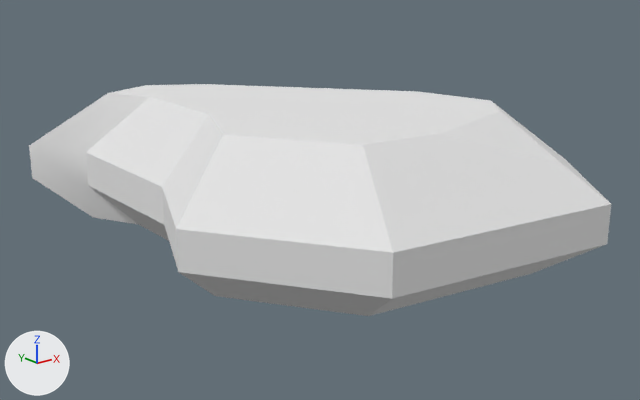
Two versions of the OBJ model DynamicLab/Assets/Nature Kit/Models/OBJ format/rock_largeA.obj, one commit apart.
Both versions are drawn from a camera (50 mm lens) standing at (-1.002, -1.28, 0.577) and looking at (0.002, -0.024, 0.075). Lighting does not change. The marker at lower left points along +X, +Y and +Z. The older version comes first. Where no turn or scale is listed for an object, it has been applied to the vertices.

The scene before the commit, as lines of its bpy script (objects in view):
```python
mat_dirt = principled_material('dirt')
mat_dirt.base_color = (0.8, 0.8, 0.8)  # white #e7e7e7
mat_dirt.roughness = 1.0
mat_grass = principled_material('grass')
mat_grass.base_color = (0.8, 0.8, 0.8)  # white #e7e7e7
mat_grass.roughness = 1.0
me_rock_largea = bpy.data.meshes.new('rock_largeA')
me_rock_largea.from_pydata(...)  # 42 vertices, 80 faces; spans x -0.392..0.392, y -0.508..0.508, z 0.0..0.26
# faces by material slot: [71, 9]
me_rock_largea.materials.append(mat_dirt)  # white #e7e7e7
me_rock_largea.materials.append(mat_grass)  # white #e7e7e7
ob_rock_largea = bpy.data.objects.new('rock_largeA', me_rock_largea)
ob_rock_largea.location = (0.0, 0.0, 0.0)
```
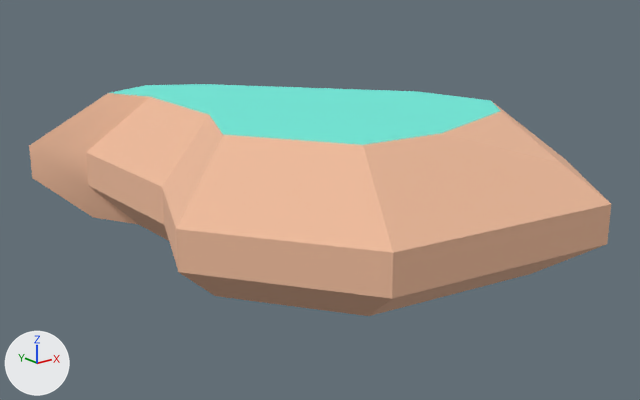
The change, as JSON lines over the scene's bpy script:
```json
{"op": "set", "path": "mat_dirt.base_color", "old": "(0.8, 0.8, 0.8)", "new": "(0.886, 0.514, 0.341)", "note": "white #e7e7e7 -> beige #f2be9e"}
{"op": "set", "path": "mat_grass.base_color", "old": "(0.8, 0.8, 0.8)", "new": "(0.173, 0.847, 0.722)", "note": "white #e7e7e7 -> cyan #73eddd"}
```

Pixel boxes (x1, y1, x2, y2) of what changed, in the pictures (640 x 400 px):
```json
{"object": "rock_largeA", "change": "recoloured", "before": [29, 84, 611, 316], "after": [29, 84, 611, 316], "on screen": "white to beige"}
```
